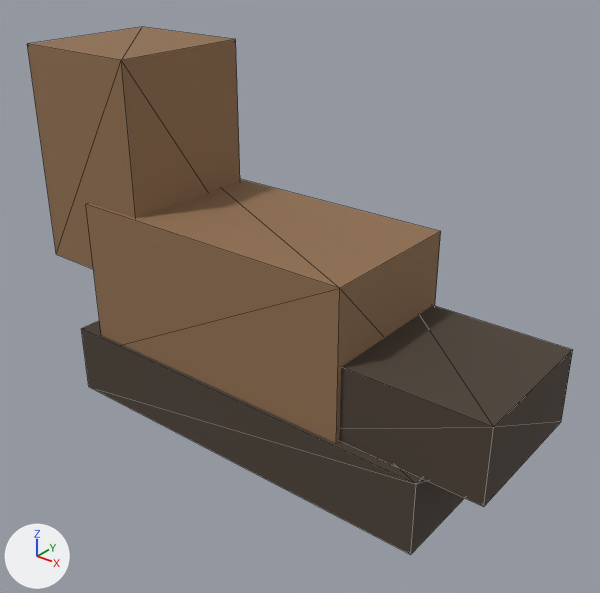
A saved change to the glTF model assets/models/props/hiking_boot.glb.
Both versions are drawn from a camera (50 mm lens) standing at (0.514, -0.607, 0.543) and looking at (0.03, -0.002, 0.168). The lights are fixed; the arrows at lower left show +X, +Y and +Z. The first picture is the older version. Mesh edges are drawn as thin lines.

In view in the first picture: 'hiking_boot'.
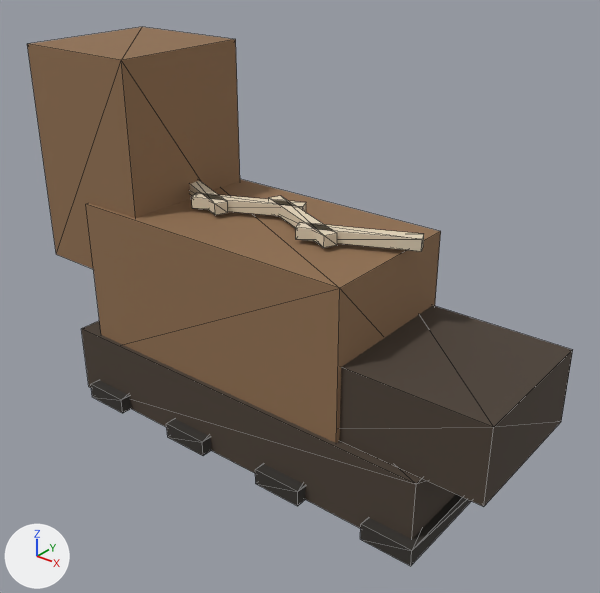
What differs and where, as boxes [x1, y1, x2, y2] in the pictures (600 x 593 px):
'hiking_boot', reshaped
    before: [27, 27, 573, 554]
    after: [27, 27, 573, 566]
part 1 of me_hiking_boot, added
    after: [91, 380, 131, 413]
part 2 of me_hiking_boot, added
    after: [166, 419, 211, 456]
part 3 of me_hiking_boot, added
    after: [255, 464, 305, 506]
part 4 of me_hiking_boot, added
    after: [360, 494, 471, 566]
part 5 of me_hiking_boot, added (beige)
    after: [190, 181, 424, 251]

The edits, one by one:
Material 'hiking_boot_treads_mat' (mat_hiking_boot_treads_mat) is new.
Its base color is (0.035, 0.03, 0.025) (dark grey #35302c).
Its roughness is 0.88.
Material 'hiking_boot_laces_mat' (mat_hiking_boot_laces_mat) is new.
Its base color is (0.78, 0.67, 0.5) (beige #e5d6bc).
Its roughness is 0.88.
me_hiking_boot is used by ob_hiking_boot; location (0.0, 0.0, 0.0).
me_hiking_boot had 32 vertices, 48 faces and spanned x -0.275..0.29, y -0.09..0.09, z 0.0..0.4.
me_hiking_boot now has 96 vertices, 144 faces and spans x -0.275..0.29, y -0.102..0.102, z 0.0..0.4.
me_hiking_boot part 1: a new loose piece, a box spanning x -0.207..-0.153, y -0.102..0.102, z 0.0..0.018, in mat_hiking_boot_treads_mat (dark grey #35302c).
me_hiking_boot part 2: a new loose piece, a box spanning x -0.078..-0.023, y -0.102..0.102, z 0.0..0.018, in mat_hiking_boot_treads_mat (dark grey #35302c).
me_hiking_boot part 3: a new loose piece, a box spanning x 0.052..0.108, y -0.102..0.102, z 0.0..0.018, in mat_hiking_boot_treads_mat (dark grey #35302c).
me_hiking_boot part 4: a new loose piece, a box spanning x 0.183..0.237, y -0.102..0.102, z 0.0..0.018, in mat_hiking_boot_treads_mat (dark grey #35302c).
Part 5, on me_hiking_boot:
16 vertices are added at x -0.168..0.158, y -0.031..0.031, z 0.245.
16 new vertices lie (0.0, 0.0, 0.012) away from vertices in x -0.168..0.158, y -0.031..0.031, z 0.245.
48 new faces join them, mat_hiking_boot_laces_mat (beige #e5d6bc).
me_hiking_boot gains material mat_hiking_boot_laces_mat (beige #e5d6bc).
me_hiking_boot gains material mat_hiking_boot_treads_mat (dark grey #35302c).
